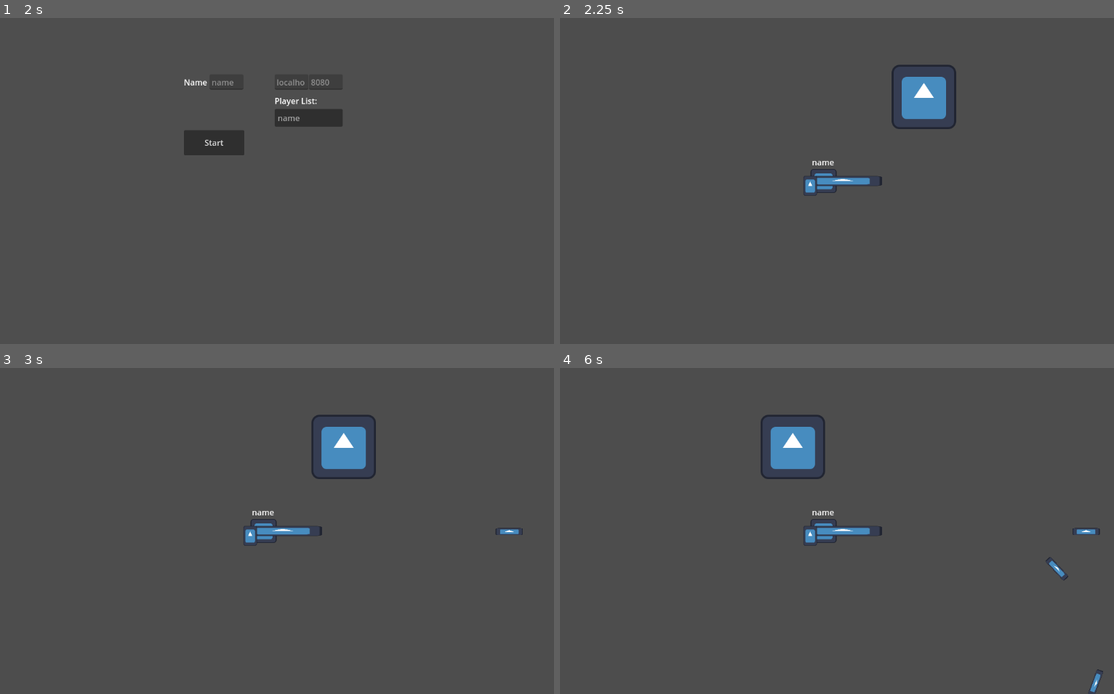
Above: before the commit, frames 1-4 (two rows, left to right).
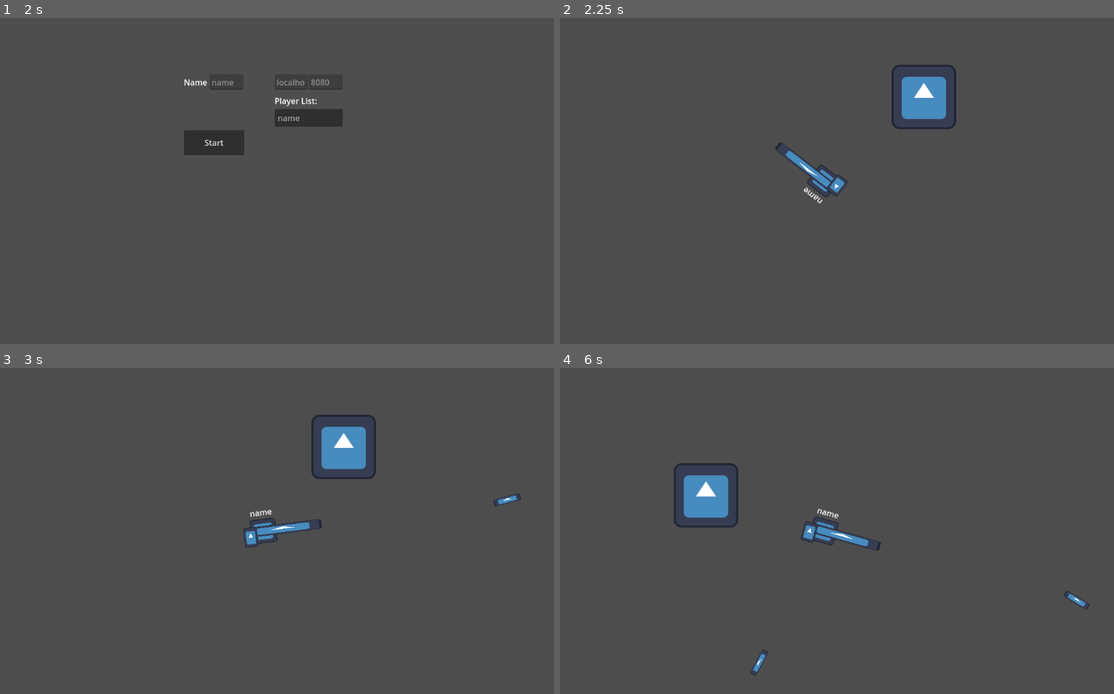
Above: after the commit, the same moments.

Repository: filipjaruska/mtds
Game: Godot game, scene res://nodes/menu/main.tscn
Two runs of this game, one before a commit and one after it. Both use one fixed random seed, a clock stepped at 60 frames per second and the inputs below. The engine's default icon, where the game draws it, is replaced by a stand-in: a white triangle on a blue panel in a dark square.
Inputs (mouse positions are in pixels of both pictures, inside the frame that each line leads up to):
- Up to frame 1 (2 s): click "Start" at 0.5 s; click "Host" at 1.25 s
- Up to frame 2 (2.25 s): click "Start" at 2 s
- Up to frame 3 (3 s): tap Enter at 2.75 s; move the mouse to (393, 514) at 2.77 s; hold Right (ui_right) from 2.78 s (still down); click (393, 514) at 2.85 s
- Up to frame 4 (6 s): move the mouse to (709, 547) at 3.52 s; release Right (ui_right) at 3.53 s; hold Down (ui_down) 3.53-4.28 s; tap Q (switch_weapon) at 3.6, 5.1 s; move the mouse to (881, 459) at 4.27 s; hold Right (ui_right) 4.28-5.03 s; click (881, 459) at 4.35 s; move the mouse to (792, 596) at 5.02 s; hold Up (ui_up) 5.03-5.78 s; move the mouse to (997, 579) at 5.77 s; hold Left (ui_left) from 5.78 s (still down); click (997, 579) at 5.85 s

Frame 1 is identical in both runs. In frame 2, 0.7% of the frame differs, in the area x 38-59%, y 38-58%; in frame 3, 0.6%; in frame 4, 3.7%, in the area x 20-99%, y 14-100%.

Commit message:
add individual aiming

Diff:
--- a/nodes/player/player.tscn
+++ b/nodes/player/player.tscn
@@ -11,6 +11,9 @@
 properties/0/path = NodePath(".:position")
 properties/0/spawn = true
 properties/0/replication_mode = 1
+properties/1/path = NodePath(".:rotation")
+properties/1/spawn = true
+properties/1/replication_mode = 1
 
 [node name="Player" type="CharacterBody2D" groups=["Player"]]
 script = ExtResource("1_bpepw")
--- a/scripts/player.gd
+++ b/scripts/player.gd
@@ -21,5 +21,10 @@
 	move_and_slide()
 	weapon_manager._process(delta)
 
+func _physics_process(delta):
+	if $MultiplayerSynchronizer.get_multiplayer_authority() == multiplayer.get_unique_id():
+		var direction = (get_global_mouse_position() - global_position).normalized()
+		rotation = direction.angle()
+
 func set_player_name(player_name: String):
 	$Label.text = player_name
